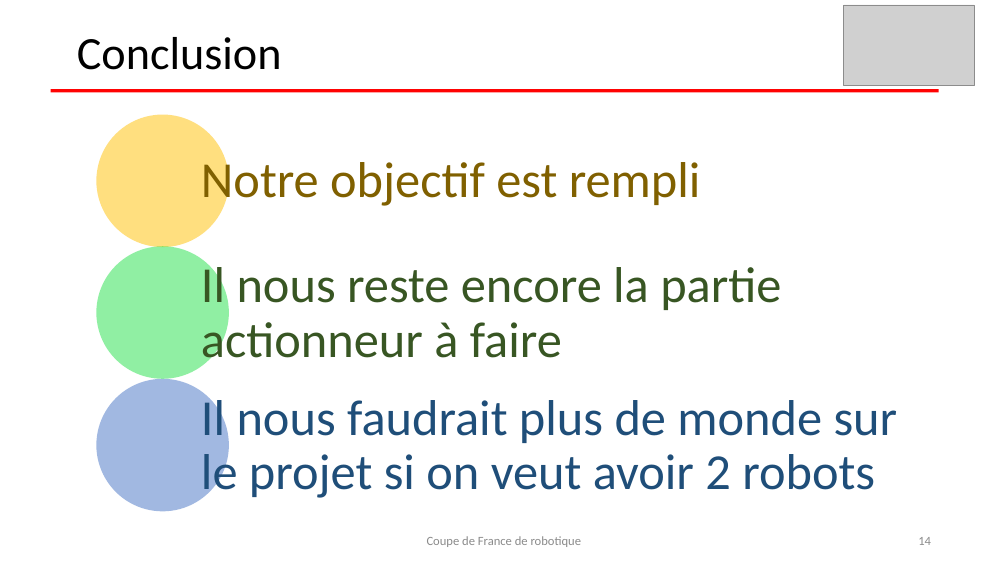
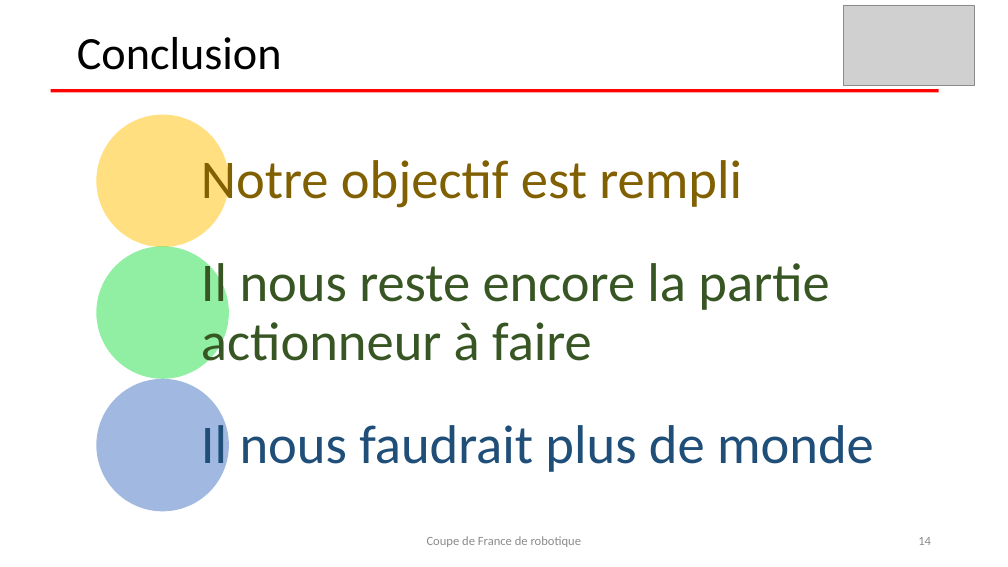
Before and after one commit to nsobczak/CoupeDeFrance, a slide deck: slide 14 of Présentation 1er semestre/2016-12 Présentation coupe de France.pptx. Drawn at 1008x567 pixels with LibreOffice and Linux fonts; fonts in the diff are those of the drawing; grey boxes stand for pictures. Boxes give left, top, right and bottom in pixels: in the first picture for what was removed or moved away, otherwise in the second. Text is boxed around its words. In the diff, an @@ line names an element or a change of style, - is before the commit and + after.

```diff
--- a/Présentation 1er semestre/2016-12 Présentation coupe de France.pptx
+++ b/Présentation 1er semestre/2016-12 Présentation coupe de France.pptx
@@ text "Notre objectif est rempli" at (x1=201, y1=153, x2=742, y2=212): size 48 to 52 pt; more space between paragraphs @@
@@ text "Il nous reste encore la ..." at (x1=201, y1=256, x2=829, y2=366): size 48 to 52 pt; more space between paragraphs @@
@@ text at (x1=201, y1=418, x2=874, y2=477): text changed; size 48 to 52 pt @@
-Il nous faudrait plus de monde sur le projet si on veut avoir 2 robots
+Il nous faudrait plus de monde
```
Also in this commit, not shown: 7 other slides changed.
